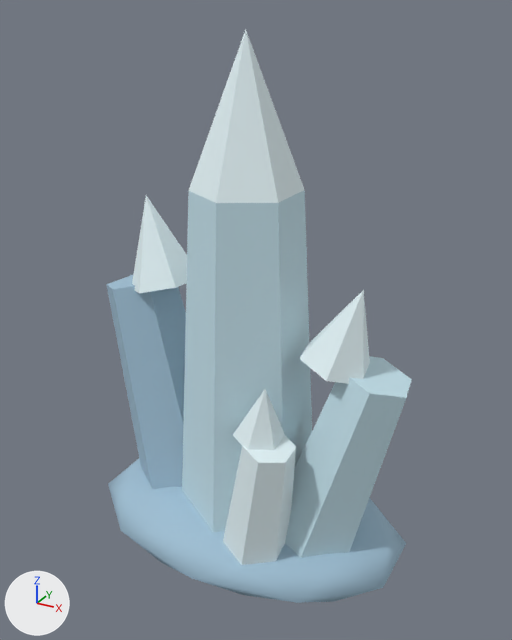
Renders of the glTF model assets/reef_regions/ice_crystal_cluster.glb from each side of a commit.
Camera for both pictures: a 50 mm lens placed at (4.95, -8.71, 8.34), pointed at (0.06, 0.17, 3.9). The lights are fixed; the arrows at lower left show +X, +Y and +Z. The picture after the commit comes second. Where no turn or scale is listed for an object, it has been applied to the vertices. Vertices at exactly the same position are counted once.

Script lines for the objects in view, before the commit:
```python
ob_crystal_shelf = bpy.data.objects.new('crystal_shelf', me_icosphere_018)
ob_crystal_shelf.location = (0.0, 0.0, 0.3)
ob_front_shaft = bpy.data.objects.new('front_shaft', me_cone_006)
ob_front_shaft.location = (0.8, -1.0, 1.52)
ob_front_tip = bpy.data.objects.new('front_tip', me_cone_007)
ob_front_tip.location = (0.8, -1.0, 3.07)
ob_hero_shaft = bpy.data.objects.new('hero_shaft', me_cone)
ob_hero_shaft.location = (0.0, 0.0, 3.24)
ob_hero_tip = bpy.data.objects.new('hero_tip', me_cone_001)
ob_hero_tip.location = (0.0, 0.0, 7.04)
ob_left_shaft = bpy.data.objects.new('left_shaft', me_cone_002)
ob_left_shaft.location = (-1.8, 0.2, 2.32)
ob_left_tip = bpy.data.objects.new('left_tip', me_cone_003)
ob_left_tip.location = (-1.8, 0.2, 4.92)
ob_right_shaft = bpy.data.objects.new('right_shaft', me_cone_004)
ob_right_shaft.location = (1.7, -0.1, 2.03)
ob_right_tip = bpy.data.objects.new('right_tip', me_cone_005)
ob_right_tip.location = (1.7, -0.1, 4.23)
```
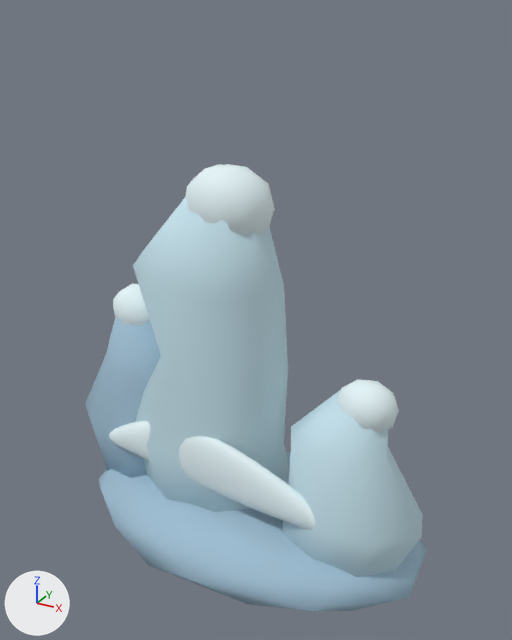
Changed parts and their boxes (x1, y1, x2, y2) in the pictures (512 x 640 px):
'tall_brine_column', added (cyan): after (133, 197, 289, 512)
'hero_shaft', deleted (cyan): before (182, 190, 312, 533)
'crystal_shelf', reshaped, moved (10% wider, 11% taller): before (108, 459, 406, 603); after (98, 451, 427, 611)
'right_brine_column', added (cyan): after (282, 390, 423, 576)
'right_shaft', deleted (cyan): before (285, 356, 412, 558)
'left_shaft', deleted (blue): before (106, 275, 186, 489)
'hero_tip', deleted: before (188, 30, 305, 203)
'undercut_ice_shelf', added: after (109, 421, 315, 530)
'front_shaft', deleted: before (223, 435, 296, 565)
'left_brine_column', added (blue): after (85, 317, 161, 478)
'tall_round_cap', added: after (185, 164, 275, 235)
'right_tip', deleted: before (299, 290, 370, 384)
'left_tip', deleted: before (132, 195, 187, 293)
'right_round_cap', added: after (337, 379, 399, 432)
'front_tip', deleted: before (233, 389, 285, 450)
'left_round_cap', added: after (113, 283, 150, 326)

The change in detail:
me_icosphere_018 is used by ob_crystal_shelf; location (0.0, 0.0, 0.3).
me_icosphere_018 had 42 vertices, 80 faces and spanned x -2.66..2.66, y -1.8..1.8, z -0.55..0.55.
me_icosphere_018 now has 42 vertices, 80 faces and spans x -3.14..3.08, y -1.84..1.89, z -0.59..0.6.
me_icosphere_018 part 1: 42 of 42 vertices moved; they spanned x -2.66..2.66, y -1.8..1.8, z -0.55..0.55 and now span x -3.14..3.08, y -1.84..1.89, z -0.59..0.6; mean shift (0.0, 0.0, 0.0).
Mesh me_undercut_ice_shelf_mesh is new.
It has 468 vertices, 932 faces and spans x -2.42..2.04, y -0.96..-0.52, z 1.14..2.23.
It uses material mat_mr_region_ice2 (white #e5f5f8).
Mesh me_icosphere_014 is new.
It has 42 vertices, 80 faces and spans x -0.676..0.643, y -0.546..0.556, z -0.588..0.6.
It uses material mat_mr_region_ice2 (white #e5f5f8).
Mesh me_tall_brine_column_mesh is new.
It has 45 vertices, 86 faces and spans x -2.36..0.75, y -0.96..1.11, z 0.08..5.99.
It uses material mat_mr_region_ice1 (cyan #c5e2ec).
Mesh me_icosphere_016 is new.
It has 42 vertices, 80 faces and spans x -0.441..0.455, y -0.399..0.379, z -0.403..0.414.
It uses material mat_mr_region_ice2 (white #e5f5f8).
Mesh me_right_brine_column_mesh is new.
It has 36 vertices, 68 faces and spans x 0.73..3.1, y -0.99..0.62, z 0.01..3.21.
It uses material mat_mr_region_ice1 (cyan #c5e2ec).
Mesh me_icosphere_015 is new.
It has 42 vertices, 80 faces and spans x -0.489..0.495, y -0.411..0.431, z -0.439..0.452.
It uses material mat_mr_region_ice2 (white #e5f5f8).
Mesh me_left_brine_column_mesh is new.
It has 36 vertices, 68 faces and spans x -3.54..-1.05, y -0.65..1.04, z 0.16..3.74.
It uses material mat_mr_region_ice0 (blue #a0bfd3).
Object 'crystal_shelf' (ob_crystal_shelf) moves from (0.0, 0.0, 0.3) to (0.0, 0.0, 0.32).
Object 'front_shaft' (ob_front_shaft) is deleted.
Object 'front_tip' (ob_front_tip) is deleted.
Object 'hero_shaft' (ob_hero_shaft) is deleted.
Object 'hero_tip' (ob_hero_tip) is deleted.
Object 'left_shaft' (ob_left_shaft) is deleted.
Object 'left_tip' (ob_left_tip) is deleted.
Object 'right_shaft' (ob_right_shaft) is deleted.
Object 'right_tip' (ob_right_tip) is deleted.
Object 'undercut_ice_shelf' (ob_undercut_ice_shelf) is new; it shows me_undercut_ice_shelf_mesh.
Its location is (0.0, 0.0, 0.0).
Object 'tall_round_cap' (ob_tall_round_cap) is new; it shows me_icosphere_014.
Its location is (-0.25, -0.05, 5.72).
Object 'tall_brine_column' (ob_tall_brine_column) is new; it shows me_tall_brine_column_mesh.
Its location is (0.0, 0.0, 0.0).
Object 'right_round_cap' (ob_right_round_cap) is new; it shows me_icosphere_016.
Its location is (2.0, 0.0, 2.98).
Object 'right_brine_column' (ob_right_brine_column) is new; it shows me_right_brine_column_mesh.
Its location is (0.0, 0.0, 0.0).
Object 'left_round_cap' (ob_left_round_cap) is new; it shows me_icosphere_015.
Its location is (-2.2, 0.15, 3.62).
Object 'left_brine_column' (ob_left_brine_column) is new; it shows me_left_brine_column_mesh.
Its location is (0.0, 0.0, 0.0).
